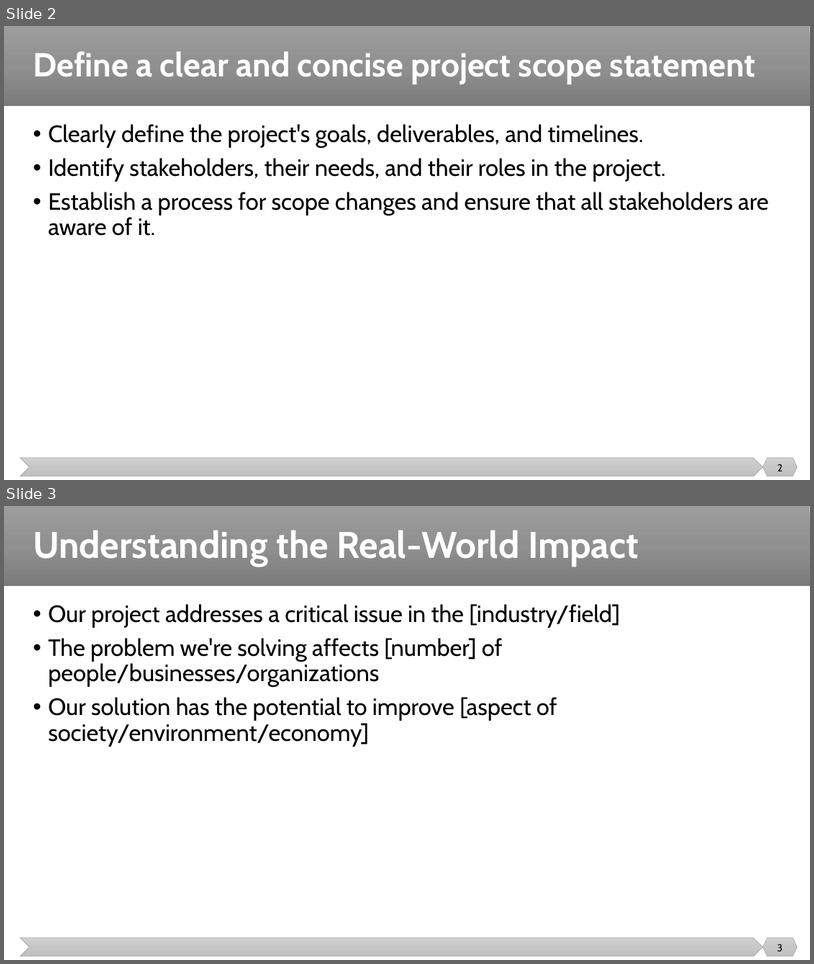
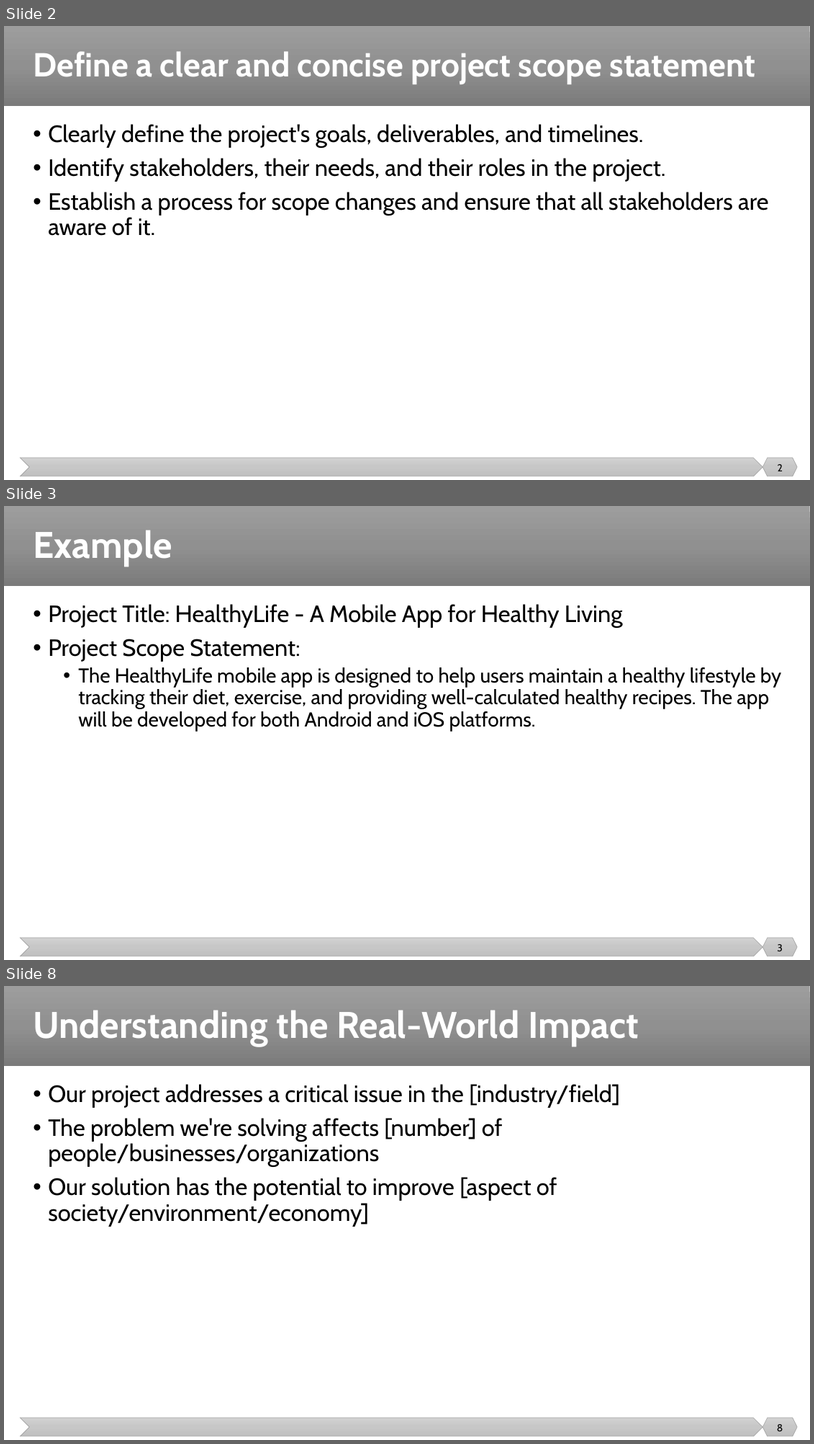
Before and after one commit to malenezi/malenezi, a slide deck: SE499/Lectures/8/Best Practices.pptx. Shown one above the other, each under a label of ours: slides 2 and 3 before the commit, slides 2, 3 and 8 after it; the slides between them are not shown. The pictures are 814x964 and 814x1444 pixels, drawn with LibreOffice and Linux fonts; fonts in the diff are those of the drawing. Boxes give left, top, right and bottom in pixels: in the first picture for what was removed or moved away, otherwise in the second. Text is boxed around its words. In the diff, an @@ line names an element or a change of style, - is before the commit and + after.

```diff
--- a/SE499/Lectures/8/Best Practices.pptx
+++ b/SE499/Lectures/8/Best Practices.pptx
@@ slide 3 added at (x1=4, y1=506, x2=810, y2=960), background #FFFFFF; not listed: 3 template elements that a slide beside it also shows @@
@@ title added at (x1=33, y1=530, x2=172, y2=566), 44 pt, text #FFFFFF, bold @@
+Example
@@ text added at (x1=48, y1=604, x2=782, y2=731), 24 pt, text #000000 @@
+• Project Title: HealthyLife - A Mobile App for Healthy Living
+• Project Scope Statement:
+  • The HealthyLife mobile app is designed to help users maintain a healthy lifestyle by tracking their diet, exercise, and providing well-calculated healthy recipes. The app will be developed for both Android and iOS platforms.
@@ page number added at (x1=777, y1=944, x2=783, y2=951), 12 pt, text #000000 @@
+3
@@ what was slide 3 is now slide 8 @@
@@ page number at (x1=777, y1=1424, x2=784, y2=1431): text changed @@
-3
+8
```
Also in this commit, not shown: 5 other slides added, 8 other files.
